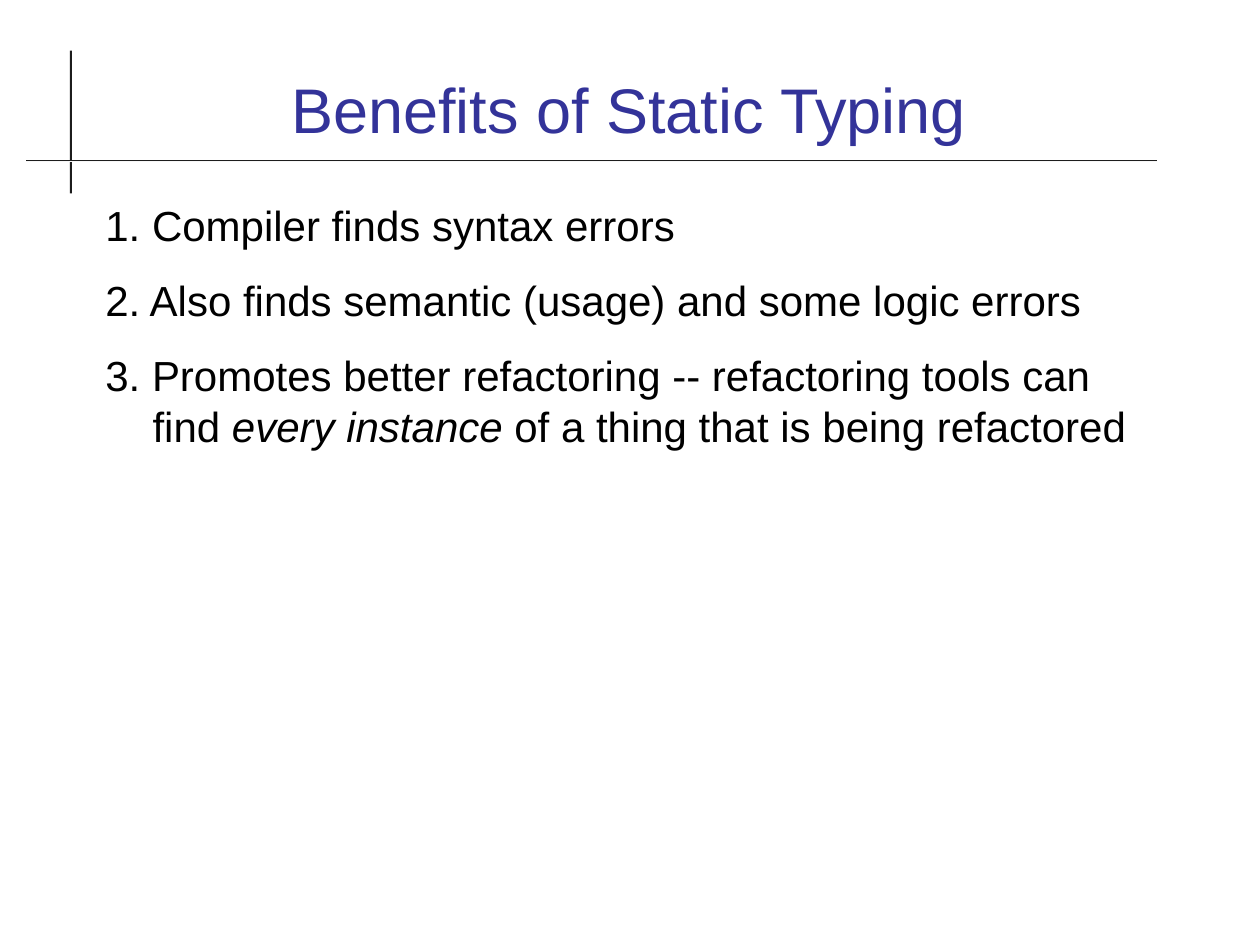
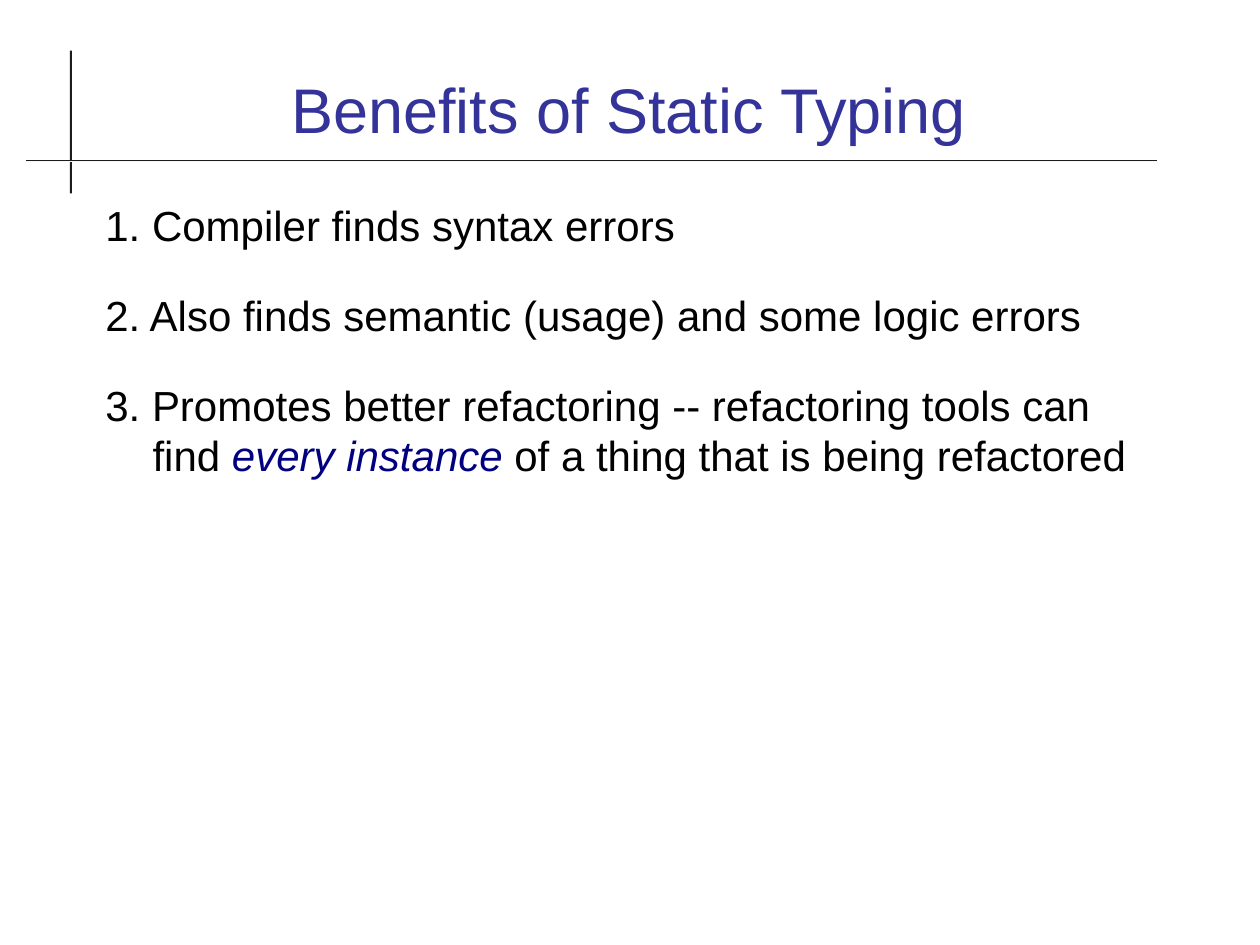
Before and after one commit to cpske/ISP, a slide deck: slide 6 of code-quality/Type-Checking.odp. Drawn at 1260x945 pixels with LibreOffice and Linux fonts; fonts in the diff are those of the drawing. Boxes give left, top, right and bottom in pixels: in the first picture for what was removed or moved away, otherwise in the second. Text is boxed around its words. In the diff, an @@ line names an element or a change of style, - is before the commit and + after.

```diff
--- a/code-quality/Type-Checking.odp
+++ b/code-quality/Type-Checking.odp
@@ text "1. Compiler finds syntax errors" at [105,210,1126,480]: text colour #000000 to #000080 in "every instance"; more space between paragraphs @@
```
Also in this commit, not shown: 11 other slides changed, 1 other file.
